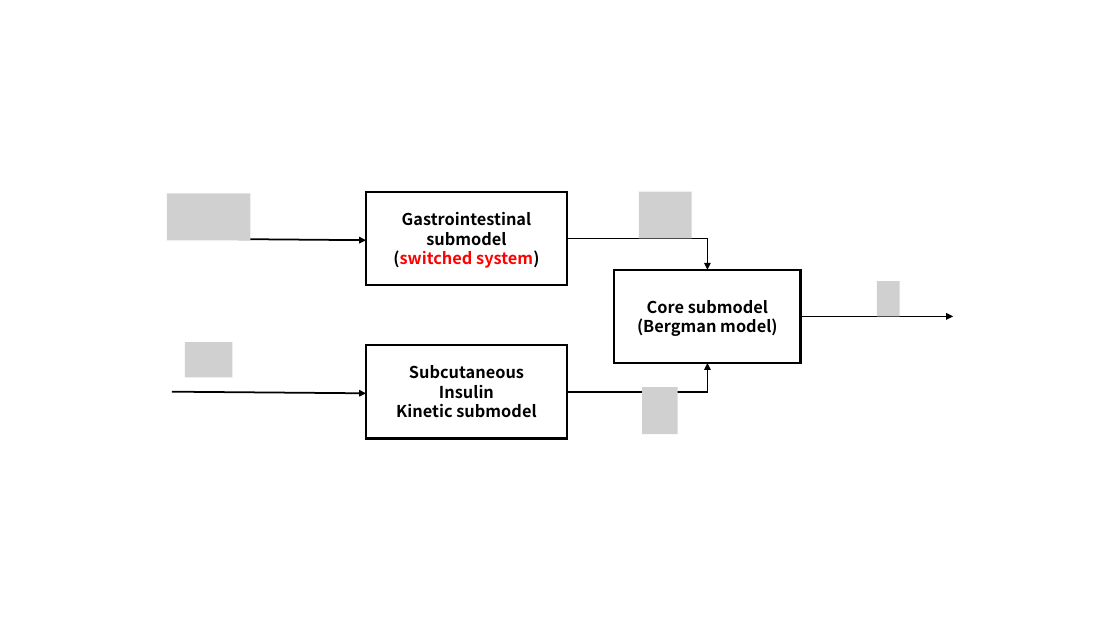
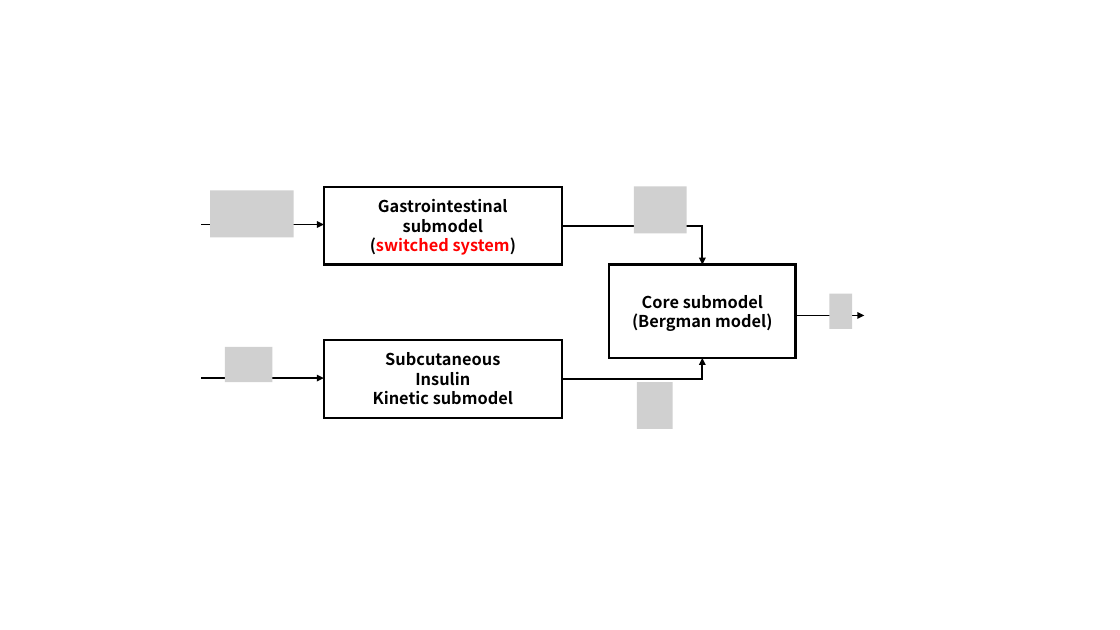
Before and after one commit to res4253/CPHS, a slide deck: slide 1 of fig.pptx. Drawn at 1120x630 pixels with LibreOffice and Linux fonts; fonts in the diff are those of the drawing; grey boxes stand for pictures. Boxes give left, top, right and bottom in pixels: in the first picture for what was removed or moved away, otherwise in the second. Text is boxed around its words. In the diff, an @@ line names an element or a change of style, - is before the commit and + after.

```diff
--- a/fig.pptx
+++ b/fig.pptx
@@ picture removed at [167,193,250,240] @@
@@ picture added at [210,191,293,238] @@
@@ rectangle "Gastrointestinal": place and size @@
-rectangle "Gastrointestinal" at [366,192,567,285]
+rectangle "Gastrointestinal" at [324,187,562,265]
@@ arrow moved from (172, 239) - (366, 240) to (202, 224) - (324, 224) @@
@@ elbow arrow moved from (567, 239) - (707, 270) to (562, 226) - (702, 265) @@
@@ picture added at [829,294,852,329] @@
@@ picture removed at [877,281,900,317] @@
@@ arrow moved from (801, 317) - (954, 317) to (795, 316) - (865, 316) @@
@@ picture removed at [185,342,233,377] @@
@@ picture added at [225,347,273,382] @@
@@ rectangle "Subcutaneous": place and size @@
-rectangle "Subcutaneous" at [366,345,567,439]
+rectangle "Subcutaneous" at [324,340,562,418]
@@ elbow arrow moved from (567, 392) - (707, 363) to (562, 379) - (702, 358) @@
@@ arrow moved from (172, 392) - (366, 393) to (202, 378) - (324, 378) @@
@@ 2 pictures, 1 rectangle: place and size @@
-2 pictures, 1 rectangle at [614,192,801,434]
+2 pictures, 1 rectangle at [609,187,796,429]
```
Also in this commit, not shown: 4 slides added, 4 slides removed, 3 other files.
